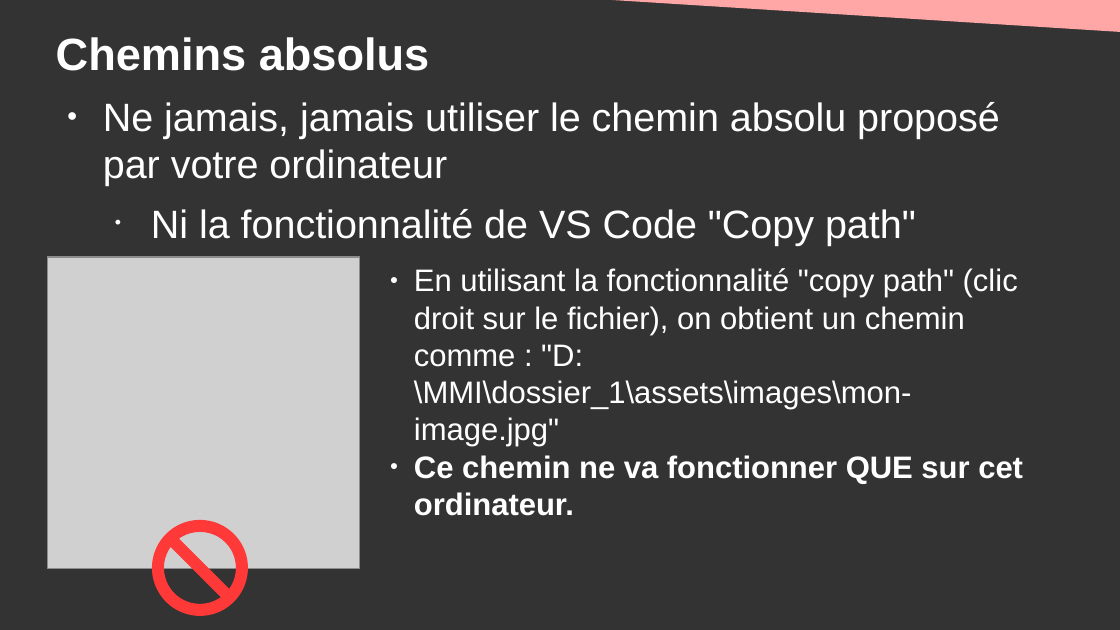
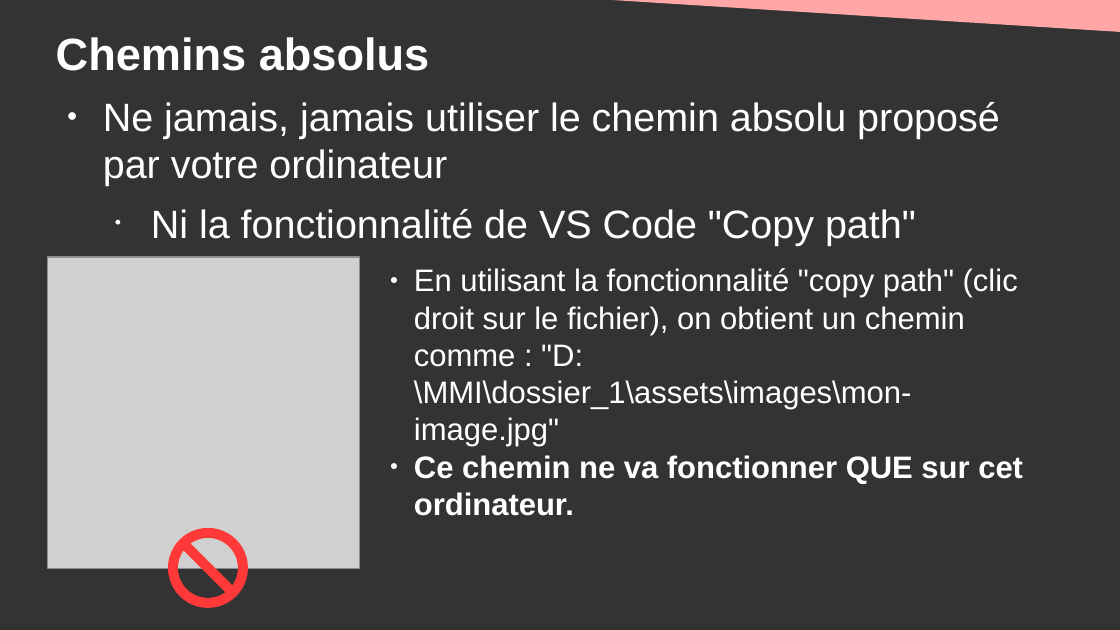
Before and after one commit to DanYellow/cours, a slide deck: slide 45 of integration-web-s1/travaux-pratiques/numero-1/presentation.odp. Drawn at 1120x630 pixels with LibreOffice and Linux fonts; fonts in the diff are those of the drawing; grey boxes stand for pictures. Boxes give left, top, right and bottom in pixels: in the first picture for what was removed or moved away, otherwise in the second. Text is boxed around its words. In the diff, an @@ line names an element or a change of style, - is before the commit and + after.

```diff
--- a/integration-web-s1/travaux-pratiques/numero-1/presentation.odp
+++ b/integration-web-s1/travaux-pratiques/numero-1/presentation.odp
@@ no-entry sign: place and size @@
-no-entry sign at (152,520,248,616)
+no-entry sign at (168,528,248,609)
```
Also in this commit, not shown: 3 other slides changed, 1 other file.
